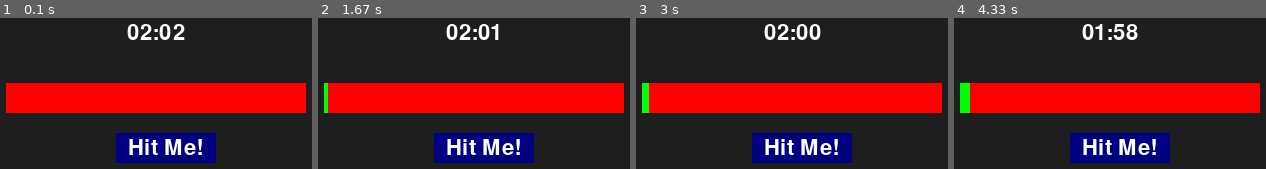
Above: before the commit, frames 1-4 (left to right).
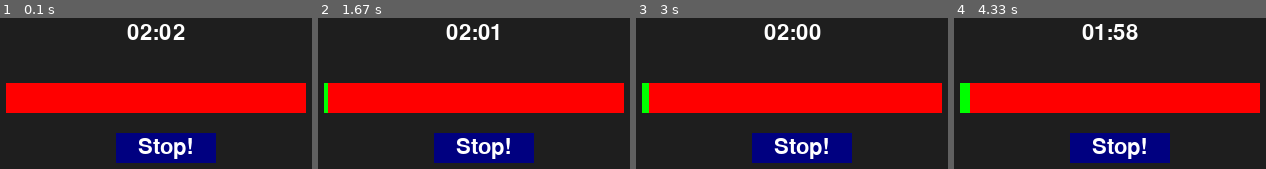
Above: after the commit, the same moments.

Repository: bk-aman/Python_Learn_By_doing_projects
Game: pygame game, started from Beginner_Projects/alarm_clock/alarm_clock_pygame.py
Two runs of this game, one before a commit and one after it. Both use one fixed random seed, a clock stepped at 60 frames per second and the inputs below.
Inputs:
- Up to frame 1 (0.1 s): type "2 (at the terminal prompt)" at 0 s; type "2 (at the terminal prompt)" at 0 s
- Up to frame 2 (1.67 s): no input
- Up to frame 3 (3 s): no input
- Up to frame 4 (4.33 s): no input

The runs differ from the first frame. In frame 1, 1.6% of the frame differs, in the area x 41-65%, y 79-94%; in frame 2, 1.6%; in frame 3, 1.6%; in frame 4, 1.6%.

Commit message:
alarm clock with stop button

Diff:
--- a/Beginner_Projects/alarm_clock/alarm_clock.py
+++ /dev/null
@@ -1,105 +0,0 @@
-import time
-import pygame
-
-pygame.init()
-
-# Costants for pygame
-WINDOW_WIDTH = 400
-WINDOW_HEIGHT = 300
-BACKGROUND_COLOR = (30,30,30)     # dark grey
-TEXT_COLOR = (255,255,255)        # White color text
-BAR_COLOR = (0,255,0)             # red
-BAR_BG_COLOR = (255,0,0)          # green
-FONT_SIZE = 32                    # size of font on screen
-
-
-#Path for sound file
-FILE_PATH = "G:\code\Tim_tuts\Beginner_Projects\\alarm_clock\\alarm.mp3"
-# FILE_PATH = os.path.join('G:\\', 'code', 'Tims_tuts', 'Beginner_Projects', 'alarm_clock', 'alarm.mp3')
-
-#Set up display
-screen = pygame.display.set_mode((WINDOW_WIDTH, WINDOW_HEIGHT))
-pygame.display.set_caption('Alarm Clock with stop button')
-
-#Set up font
-font = pygame.font.SysFont(None, FONT_SIZE)
-pygame.mixer.init()
-
-#Set up button properties
-button_react = pygame.Rect(150, 200, 100, 50)   #Position and size of button
-
-
-
-def play_sound(file_path):
-    try:
-        sound = pygame.mixer.Sound(file_path)
-        sound.play()
-        pygame.time.wait(int(sound.get_length() * 1000))
-
-    except pygame.error as e:
-        print(f"Error playing sound: {e}")
-
-
-def draw_timer(seconds_left):
-    minutes = seconds_left // 60
-    second = seconds_left % 60
-    timer_text = f"{minutes:02d}:{second:02d}"
-    text = font.render(timer_text, True, TEXT_COLOR)
-    screen.blit(text, (WINDOW_WIDTH // 2 - text.get_width() // 2, WINDOW_HEIGHT // 2 - text.get_height() // 2))
-
-
-def draw_progress_bar(total_seconds, elapsed_seconds):
-    bar_length = 300
-    bar_height = 30
-    filled_length = int(bar_length * elapsed_seconds // total_seconds)
-
-    pygame.draw.rect(screen, BAR_BG_COLOR, ((WINDOW_WIDTH - bar_length) // 2, (WINDOW_HEIGHT // 2) + 50, bar_length, bar_height))
-    pygame.draw.rect(screen, BAR_COLOR, ((WINDOW_WIDTH - bar_length) // 2, (WINDOW_HEIGHT // 2) + 50, filled_length, bar_height))
-
-def alarm(total_seconds):
-    start_time = time.time()
-    elapsed_time = 0
-    running = True
-
-    while running and elapsed_time < total_seconds:
-        for event in pygame.event.get():
-            if event.type == pygame.QUIT:
-                running = False
-
-        elapsed_time = time.time() - start_time
-        seconds_left = total_seconds - int(elapsed_time)
-
-        screen.fill(BACKGROUND_COLOR)
-        draw_timer(seconds_left)
-        draw_progress_bar(total_seconds, elapsed_time)
-        pygame.display.flip()
-
-        time.sleep(1)
-
-    if elapsed_time >= total_seconds:
-        play_sound(FILE_PATH)
-        print("Time's up!")
-
-def get_input_time(prompt):
-    while True:
-        try:
-            value = int(input(prompt))
-            if value < 0:
-                raise ValueError('Please enter a non-negative number')
-            return value
-        except ValueError as e:
-            print(e)
-
-def main():
-    """
-    Main function to run the alarm clock program.
-    """
-    minute = get_input_time('How many minutes to wait: ')
-    second = get_input_time('How many seconds to wait: ')
-
-    total_seconds = minute * 60 + second
-    alarm(total_seconds)
-
-if __name__ == "__main__":
-    main()
-    pygame.quit()
--- a/Beginner_Projects/alarm_clock/alarm_clock_pygame.py
+++ b/Beginner_Projects/alarm_clock/alarm_clock_pygame.py
@@ -67,7 +67,7 @@
     else:
         pygame.draw.rect(screen, BUTTON_COLOR, button_rect)
 
-    text = font.render('Hit Me!', True, TEXT_COLOR)
+    text = font.render('Stop!', True, TEXT_COLOR)
     screen.blit(text, (button_rect.x + (button_rect.width - text.get_width()) // 2, button_rect.y + (button_rect.height - text.get_height()) // 2))
 
 
